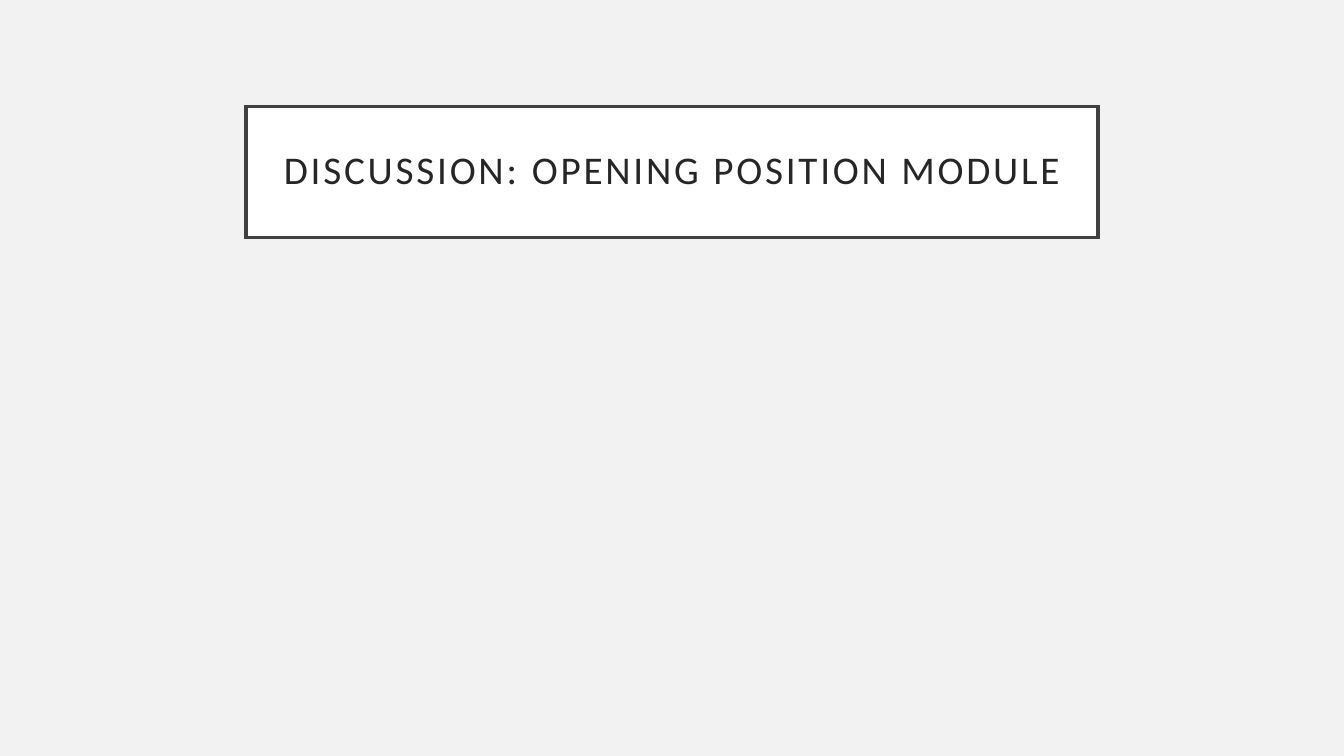
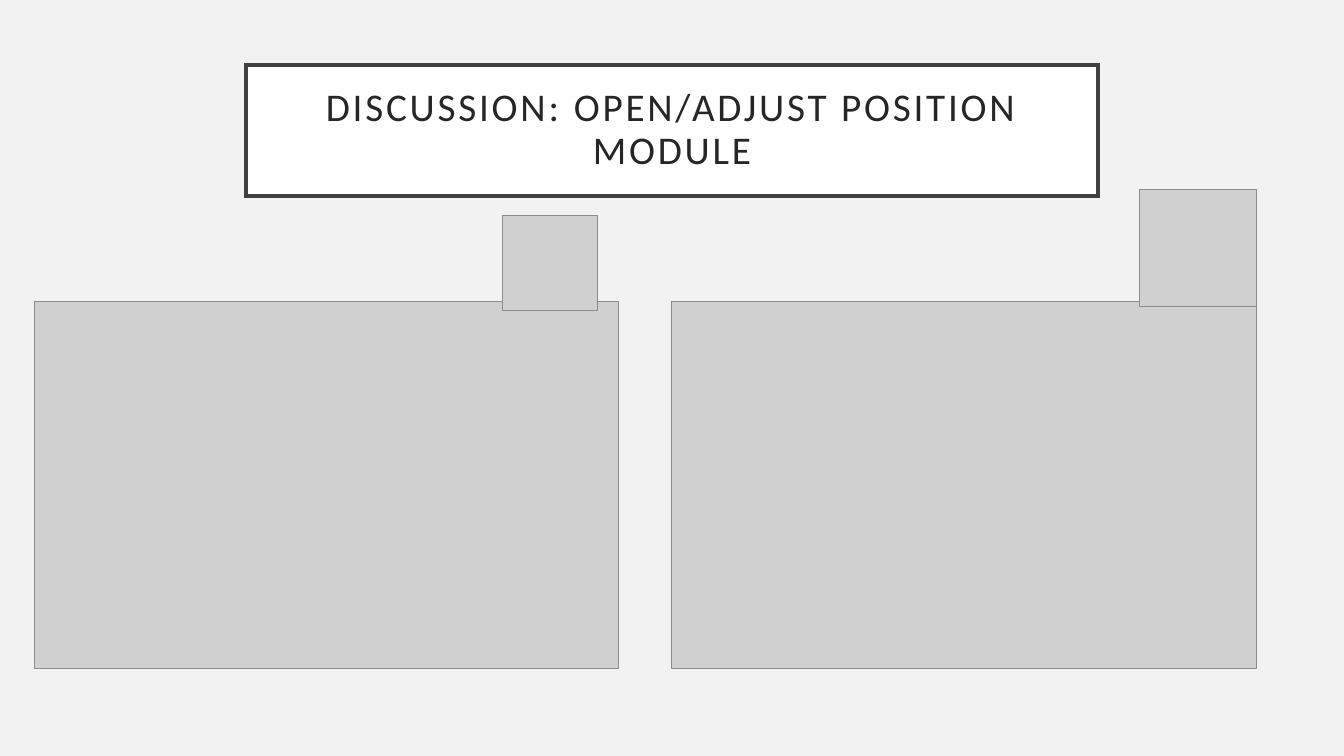
Before and after one commit to Jackil0216/Algothon-deeptrade-mf, a slide deck: slide 5 of Trading Algorithm Presentation.pptx. Drawn at 1344x756 pixels with LibreOffice and Linux fonts; fonts in the diff are those of the drawing; grey boxes stand for pictures. Boxes give left, top, right and bottom in pixels: in the first picture for what was removed or moved away, otherwise in the second. Text is boxed around its words. In the diff, an @@ line names an element or a change of style, - is before the commit and + after.

Commit message:
ppt

```diff
--- a/Trading Algorithm Presentation.pptx
+++ b/Trading Algorithm Presentation.pptx
@@ title "DISCUSSION: OPEN/ADJUST POSITION MODULE": place and size @@
-title "DISCUSSION: OPEN/ADJUST POSITION MODULE" at [246,106,1098,237]
+title "DISCUSSION: OPEN/ADJUST POSITION MODULE" at [246,65,1098,196]
@@ title at [326,93,1015,165]: text changed @@
-DISCUSSION: OPENING POSITION MODULE
+DISCUSSION: OPEN/ADJUST POSITION MODULE
@@ picture added at [1140,190,1257,307] @@
@@ picture added at [503,216,598,311] @@
@@ picture added at [34,301,619,668] @@
@@ picture added at [673,301,1257,668] @@
```
Also in this commit, not shown: 4 other slides changed, 1 slide added.
